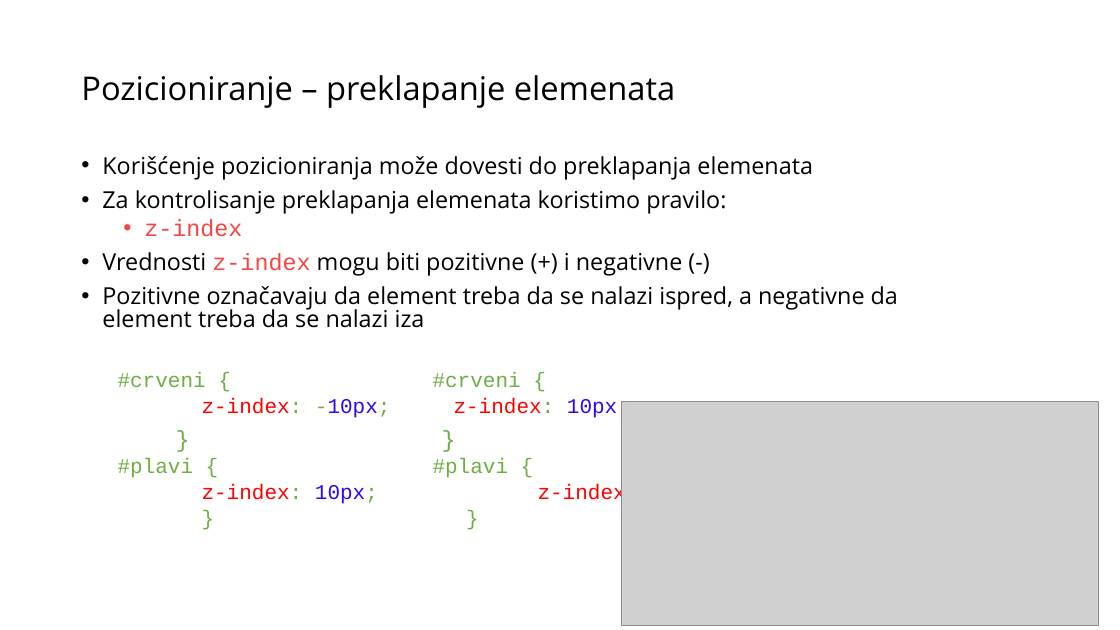
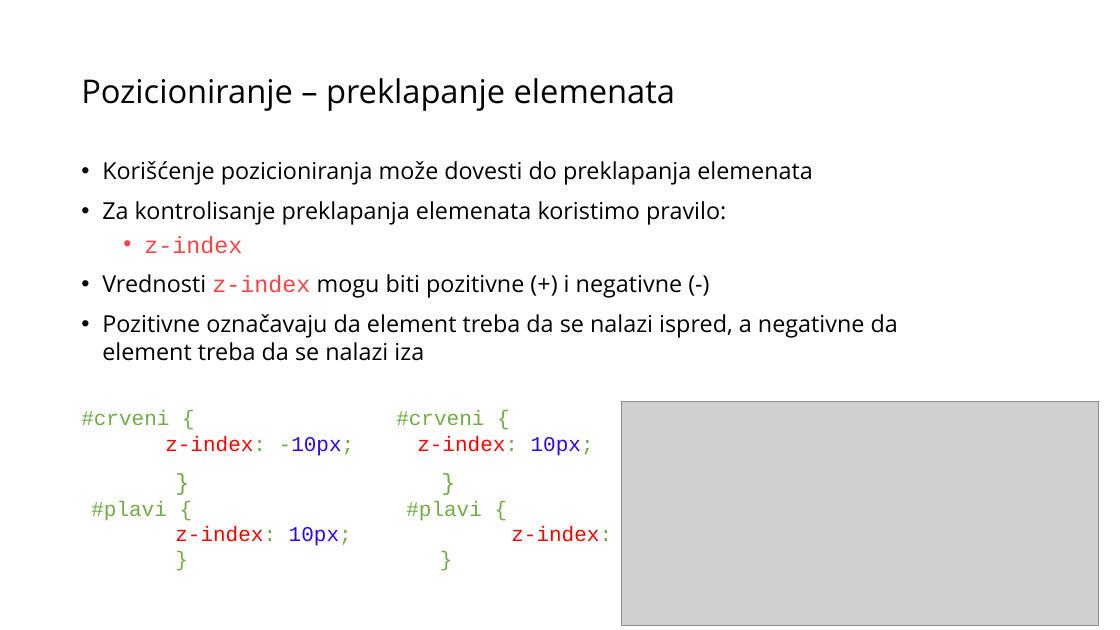
Before and after one commit to MissUchiha/frontend-programming-course, a slide deck: slide 51 of CSS/Prezentacija CSS.pptx. Drawn at 1120x630 pixels with LibreOffice and Linux fonts; fonts in the diff are those of the drawing; grey boxes stand for pictures. Boxes give left, top, right and bottom in pixels: in the first picture for what was removed or moved away, otherwise in the second. Text is boxed around its words. In the diff, an @@ line names an element or a change of style, - is before the commit and + after.

```diff
--- a/CSS/Prezentacija CSS.pptx
+++ b/CSS/Prezentacija CSS.pptx
@@ text "Pozicioniranje – preklapanje elemenata" at (81, 78, 675, 111): line spacing 0.9 to 1 @@
@@ text "Korišćenje pozicioniranja može dovesti do ..." at (81, 161, 898, 542): line spacing 0.8 to 1; list level 2 to 1 in "#crveni { #crveni {"; list level 2 to 1 in "z-index: -10px; z-index: 10px;"; list level 2 to 1 in "#plavi { #plavi {"; list level 2 to 1 in "z-index: 10px; z-index: -10px;"; list level 2 to 1 in "} }" @@
```
Also in this commit, not shown: 60 other slides changed, 3 other files.
